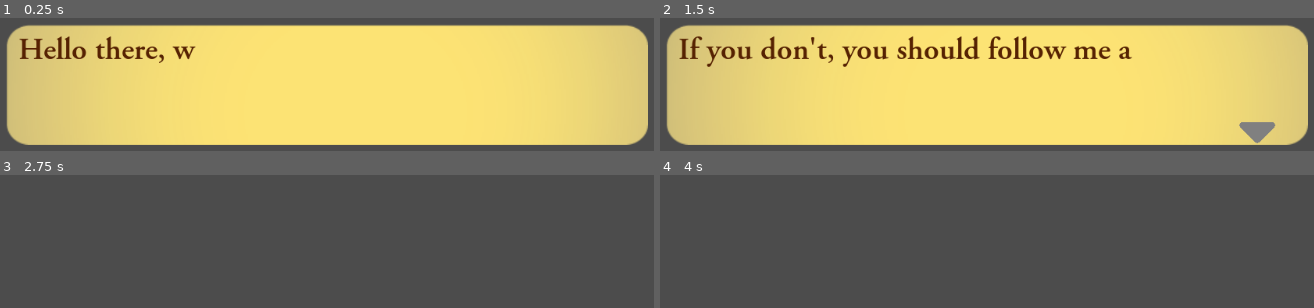
Above: before the commit, frames 1-4 (two rows, left to right).
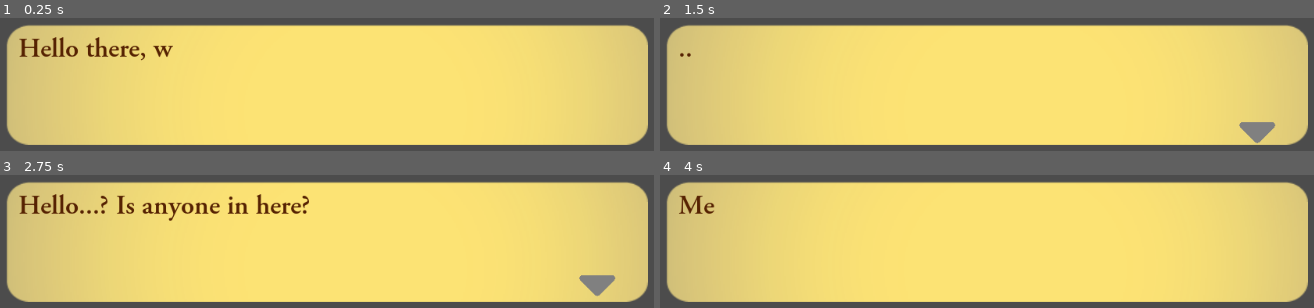
Above: after the commit, the same moments.

Repository: kleimaj/GodotDialogBox
Game: Godot game, scene res://Main.tscn
The game is run twice, just before and just after one commit, with the same random seed, the same clock (stepped at 60 frames per second) and the same inputs.
Inputs:
- Up to frame 1 (0.25 s): no input
- Up to frame 2 (1.5 s): tap Enter (ui_accept) at 0.5, 0.77 s
- Up to frame 3 (2.75 s): tap Enter (ui_accept) at 1.52 s
- Up to frame 4 (4 s): tap Enter (ui_accept) at 2.75, 3.02, 3.5, 3.77 s

The runs differ from the first frame. In frame 1, 2.1% of the frame differs, in the area x 2-30%, y 13-34%; in frame 2, 4.0%; in frame 3, 88%, in the area x 0-100%, y 5-96%; in frame 4, 88%.

Commit message:
adds script

Diff:
--- a/DialogBox.gd
+++ b/DialogBox.gd
@@ -2,8 +2,40 @@
 
 var dialog = [
 	'Hello there, welcome to the game! Press [color=#ff0000]Enter[/color] to continue!',
-	'If you like what you see, you can follow me for more!',
-	'If you don\'t, you should follow me anyway! @kleimaj!'
+	'What\'s that?',
+	'...',
+	'Hello...? Is anyone in here?',
+	'Meow!',
+	'Hey wait!',
+	'...',
+	'Meow! Meow!',
+	'...',
+	'Where am I?',
+	'Hmph! Not exactly who I was expecting but--',
+	'AAAAA!!!',
+	'AAAA WHY ARE YOU SCREAMING??',
+	'Who are you!? Do you have any idea what’s going on here!?',
+	'Ah ah! Be calmed young friend, it appears your curiosity got the better of you! Not that I’m one to talk..',
+	'Huh??',
+	'I’m Dr. Flores, and it appears that you and I are trapped!',
+	'Eh? Wait like- in that bottle??',
+	'This is not just some bottle! It’s- well it WAS my award winning terrarium. You see, I’m a botanist and fungi expert.',
+	'Black mold has been wreaking havoc on my terrariums and surprisingly, those same black mold spores cause shrinking.',
+	'[color=#ff0000]The only way for us to return to normal size is to eradicate the black spores and return my terrariums to their former glory![/color]',
+	'I came in here to try and find a better treatment and rebalance the ecosystem.',
+	'That\'s how I got in here? I thought that was smoke! [color=#ff0000]It’s billowing out into the forest, we have to stop this mold before it spreads beyond control![/color]',
+	'Agreed, okay lets.. Wait, how did you get in here?',
+	'I was out for a hike, and I saw the spores. I thought it was smoke so I came into your conservatory to make sure no one was inside. Then that cat-',
+	'Mrs. (cats name)! I had hoped she would seek out another one of my old assistants, but I suspect she thinks too highly of them to lure them here...',
+	'Is that so… n_n;;',
+	'Nevermind that then, here take this!',
+	'...',
+	'A book?',
+	'This is not just any book! It contains all the knowledge I’ve cultivated through my studies. I have it mostly committed to memory, so you can hold onto it for the time being.',
+	'...',
+	'Alright, follow closely behind me, it’s easy to get lost in this dark, dense bush. You don’t want to end up like the last assistant (cats name) brought me…',
+	'What happened?',
+	'Not sure… Never saw them again after we walked into the darkness…'
 ]
 
 var dialog_index = 0
--- a/Main.tscn
+++ b/Main.tscn
@@ -6,7 +6,7 @@
 [ext_resource path="res://Images/indicator.svg" type="Texture" id=4]
 
 [sub_resource type="DynamicFont" id=1]
-size = 40
+size = 35
 use_filter = true
 font_data = ExtResource( 2 )
 
@@ -75,7 +75,7 @@
 
 [node name="indicator" type="Sprite" parent="DialogBox"]
 visible = false
-position = Vector2( 755.986, 115.859 )
+position = Vector2( 755.986, 116.055 )
 scale = Vector2( 0.159052, 0.159052 )
 texture = ExtResource( 4 )
 
Not shown, added: DialogBox.png.import
Not shown, added: favicon.png.import
